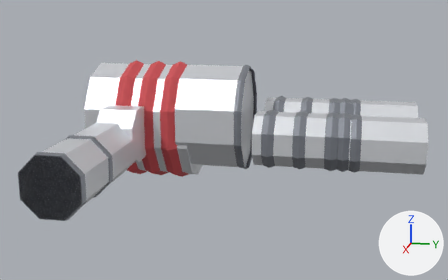
What one commit did to the glTF model client/public/models/armour/armor_chain.glb.
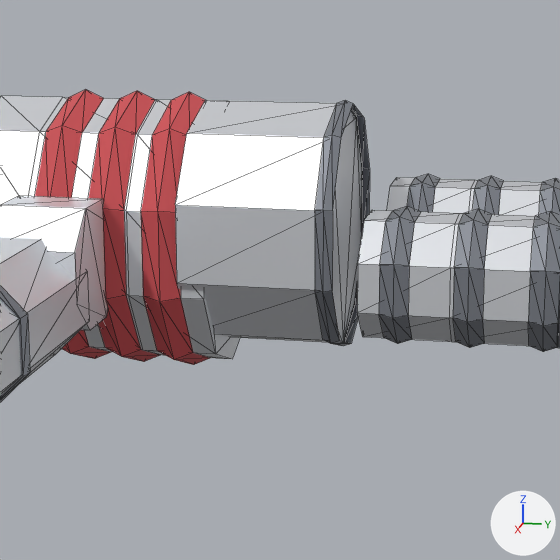
Each version appears first whole from a 50 mm lens placed at (3.421, -0.654, 0.78), pointed at (0.05, -1.328, -0.063), and next in a close-up on the part from 22% to 75% of the width and 8% to 93% of the height. The axes (+X, +Y, +Z) are drawn at lower right. The lights are the same throughout. The older version's two pictures come first. The close-ups show mesh edges as thin lines. Vertices at exactly the same position are counted once.

The scene before the commit, as lines of its bpy script (objects in view):
```python
me_abdomen = bpy.data.meshes.new('Abdomen')
me_abdomen.from_pydata(...)  # 50 vertices, 76 faces; spans x -0.287..0.287, y -1.55..-1.19, z -0.242..0.362
# faces by material slot: [36, 40]
me_abdomen.materials.append(mat_lightsteel)
me_abdomen.materials.append(mat_darksteel)
# before: 10 (0.28, -1.21, 0.151), 11 (0.173, -1.21, 0.298), 12 (0.0, -1.21, 0.354), 13 (-0.173, -1.21, 0.298) at pixel (356, 117), 14 (-0.28, -1.21, 0.151) at pixel (361, 169)
# before: 15 (-0.28, -1.21, -0.031), 16 (-0.173, -1.21, -0.178) at pixel (354, 303), 17 (0.0, -1.21, -0.234), 18 (0.173, -1.21, -0.178), 19 (0.28, -1.21, -0.031)
me_torso = bpy.data.meshes.new('Torso')
me_torso.from_pydata(...)  # 146 vertices, 224 faces; spans x -0.283..0.283, y -2.13..-1.49, z -0.313..0.373
# faces by material slot: [104, 120]
me_torso.materials.append(mat_lightsteel)
me_torso.materials.append(mat_red)
me_upperarml = bpy.data.meshes.new('UpperArmL')
me_upperarml.from_pydata(...)  # an 8-sided cylinder along y spanning x 0.2..0.48, y -1.92..-1.72, z -0.12..0.16; an 8-sided cylinder along x spanning x 0.4..0.8, y -2.0..-1.72, z -0.18..0.1
me_upperarml.materials.append(mat_lightsteel)
ob_abdomen = bpy.data.objects.new('Abdomen', me_abdomen)
ob_abdomen.location = (0.0, 0.0, 0.0)
ob_torso = bpy.data.objects.new('Torso', me_torso)
ob_torso.location = (0.0, 0.0, 0.0)
ob_upperarml = bpy.data.objects.new('UpperArmL', me_upperarml)
ob_upperarml.location = (0.0, 0.0, 0.0)
# also in view: 'UpperLegR' at (-0.22, -0.86, 0.0); 'UpperLegL' at (0.22, -0.86, 0.0); 'LowerArmL' at (0.95, -1.86, -0.04)
```
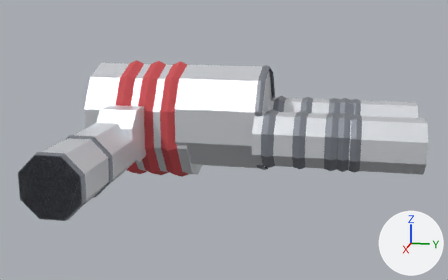
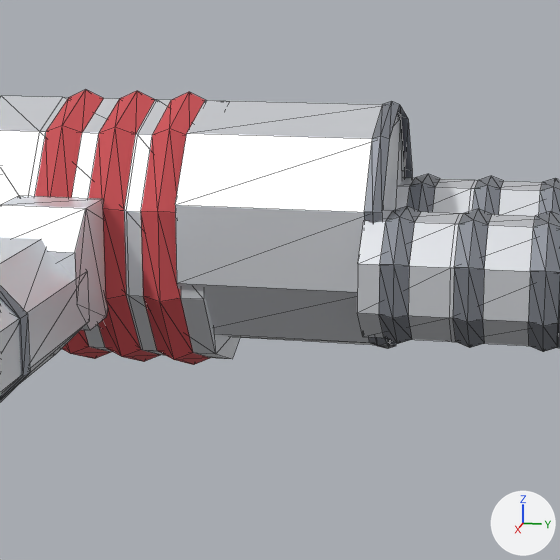
Patch to the scene script:
```diff
--- a/client/public/models/armour/armor_chain.glb.py
+++ b/client/public/models/armour/armor_chain.glb.py
@@ me_abdomen @@
 # used by ob_abdomen; location = (0.0, 0.0, 0.0)
-me_abdomen.from_pydata(...)  # 50 vertices, 76 faces; spans x -0.287..0.287, y -1.55..-1.19, z -0.242..0.362
+me_abdomen.from_pydata(...)  # 50 vertices, 76 faces; spans x -0.287..0.287, y -1.55..-1.08, z -0.242..0.362
+# me_abdomen part 1: the loose piece of 30 vertices spanning x -0.287..0.287, y -1.23..-1.19, z -0.242..0.362 is moved by (0.0, 0.11, 0.0)
+# me_abdomen part 2
+for i in [*range(10, 20)]: me_abdomen.vertices[i].co += Vector((0.0, 0.11, 0.0))
 me_abdomen.materials.append(mat_lightsteel)
```

Where the change shows, as pixel boxes (x1, y1, x2, y2) in the close-ups (560 x 560 px; the box of a moved part takes in the faces that stretch with it):
'Abdomen', reshaped (21% wider)
    before: (175, 100, 370, 346)
    after: (175, 100, 412, 349)
part 1 of me_abdomen, moved or reshaped
    before: (315, 100, 370, 346)
    after: (364, 101, 412, 349)
part 2 of me_abdomen, moved or reshaped
    before: (177, 100, 362, 342)
    after: (177, 100, 405, 345)
